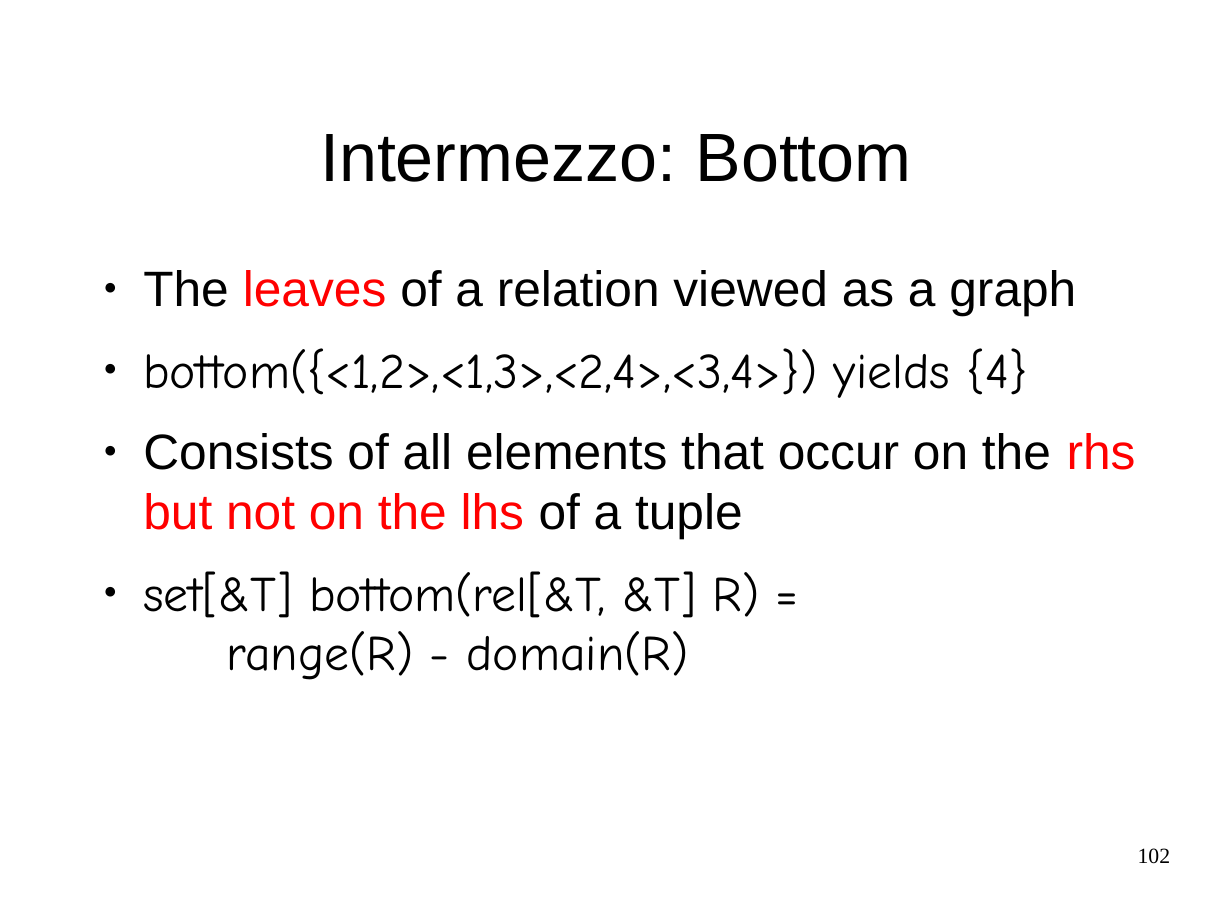
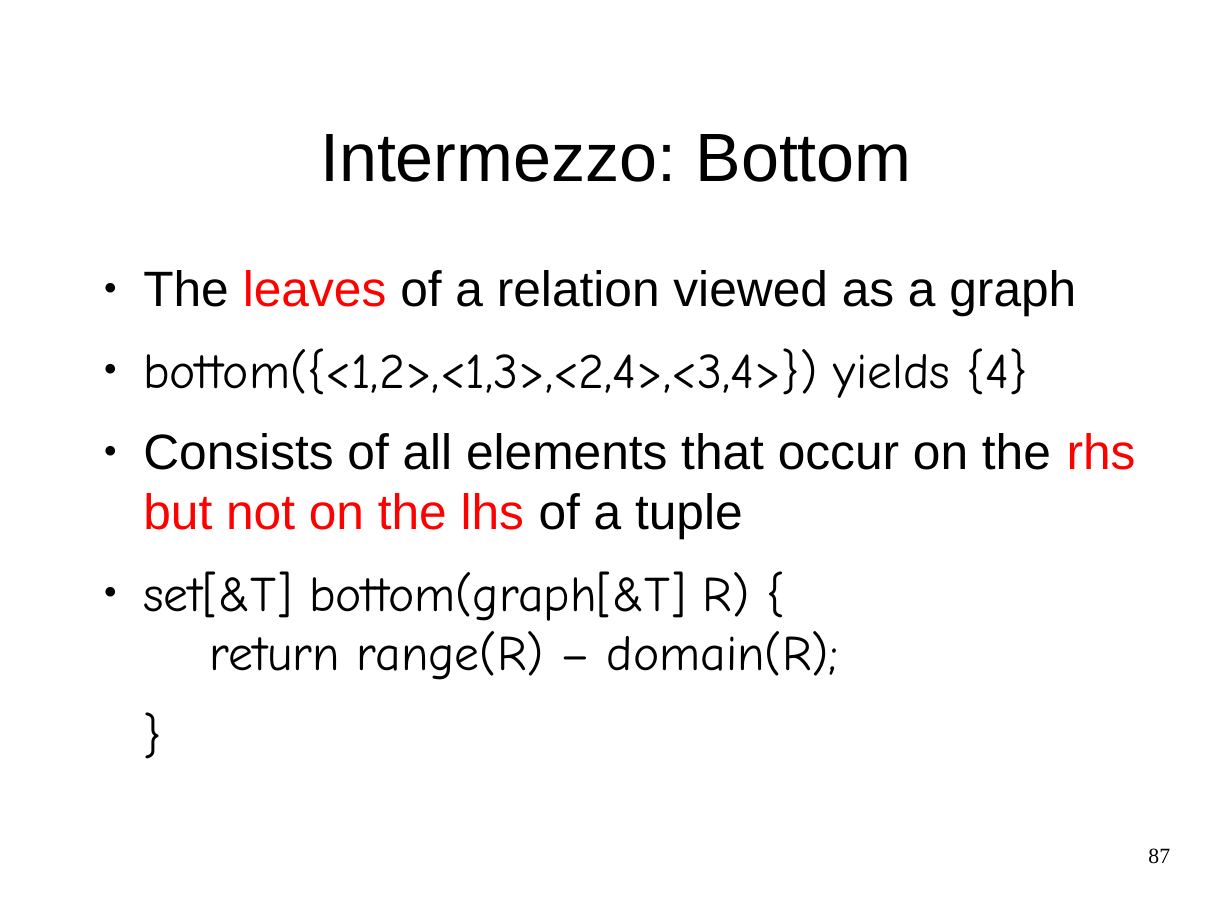
Before and after one commit to cwi-swat/meta-environment, a slide deck: slide 87 of meta-doc/analysis/rascal-slides/rascal-slides.odp (slide 102 before the commit). Drawn at 1232x924 pixels with LibreOffice and Linux fonts; fonts in the diff are those of the drawing; background and template pictures are left out. Boxes give left, top, right and bottom in pixels: in the first picture for what was removed or moved away, otherwise in the second. Text is boxed around its words. In the diff, an @@ line names an element or a change of style, - is before the commit and + after.

```diff
--- a/meta-doc/analysis/rascal-slides/rascal-slides.odp
+++ b/meta-doc/analysis/rascal-slides/rascal-slides.odp
@@ text at (x1=143, y1=571, x2=839, y2=680): text changed @@
-● set[&T] bottom(rel[&T, &T] R) = range(R) - domain(R)
+● set[&T] bottom(graph[&T] R) { return range(R) – domain(R);
+}
@@ page number at (x1=1148, y1=848, x2=1170, y2=864): text changed @@
-102
+87
```
Also in this commit, not shown: 20 other slides changed, 2 slides added, 16 slides removed, 1 other file.
